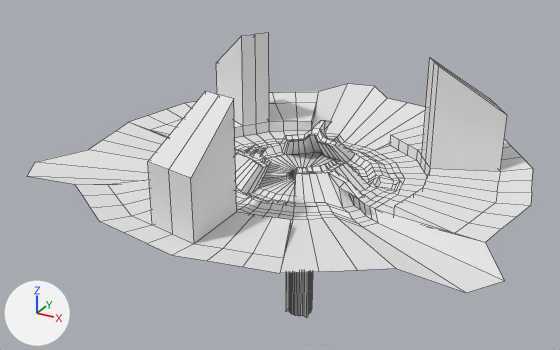
Before and after pictures for a commit that changed the Blender file maps/orbit.blend.
Camera for both pictures: a 50 mm camera at (212.0, -413.0, 198.0) aimed at (-20.0, 7.0, -12.0). Lighting does not change. The marker at lower left points along +X, +Y and +Z. Mesh edges are drawn as thin lines.
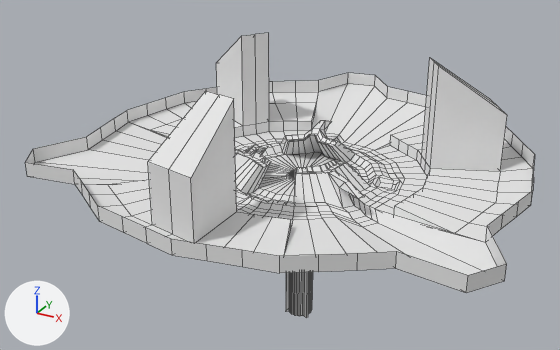
Where the change shows, as pixel boxes (x1, y1, x2, y2) in the pictures (560 x 350 px):
'Circle', reshaped: before (28, 33, 533, 318); after (25, 33, 535, 318)
part 1 of me_circle, added: after (25, 73, 535, 293)

The change in detail:
me_circle is used by ob_circle; location (0.0, 0.0, 0.0).
me_circle had 753 vertices, 717 faces and spanned x -149.0..152.0, y -142.0..174.0, z -109.0..70.0.
me_circle now has 801 vertices, 765 faces and spans x -149.0..152.0, y -142.0..174.0, z -109.0..70.0.
Part 1, on me_circle:
48 new vertices lie (0.0, 0.0, 10.0) away from vertices in x -149.0..152.0, y -142.0..174.0, z 5.0..6.0.
48 new faces join them, mat_material_002 (its picture is missing).
